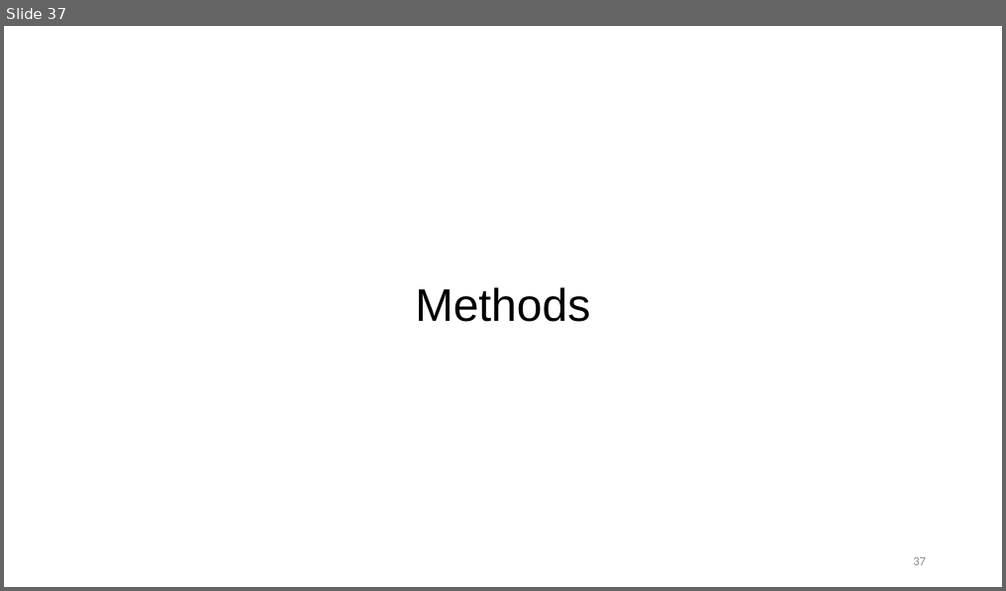
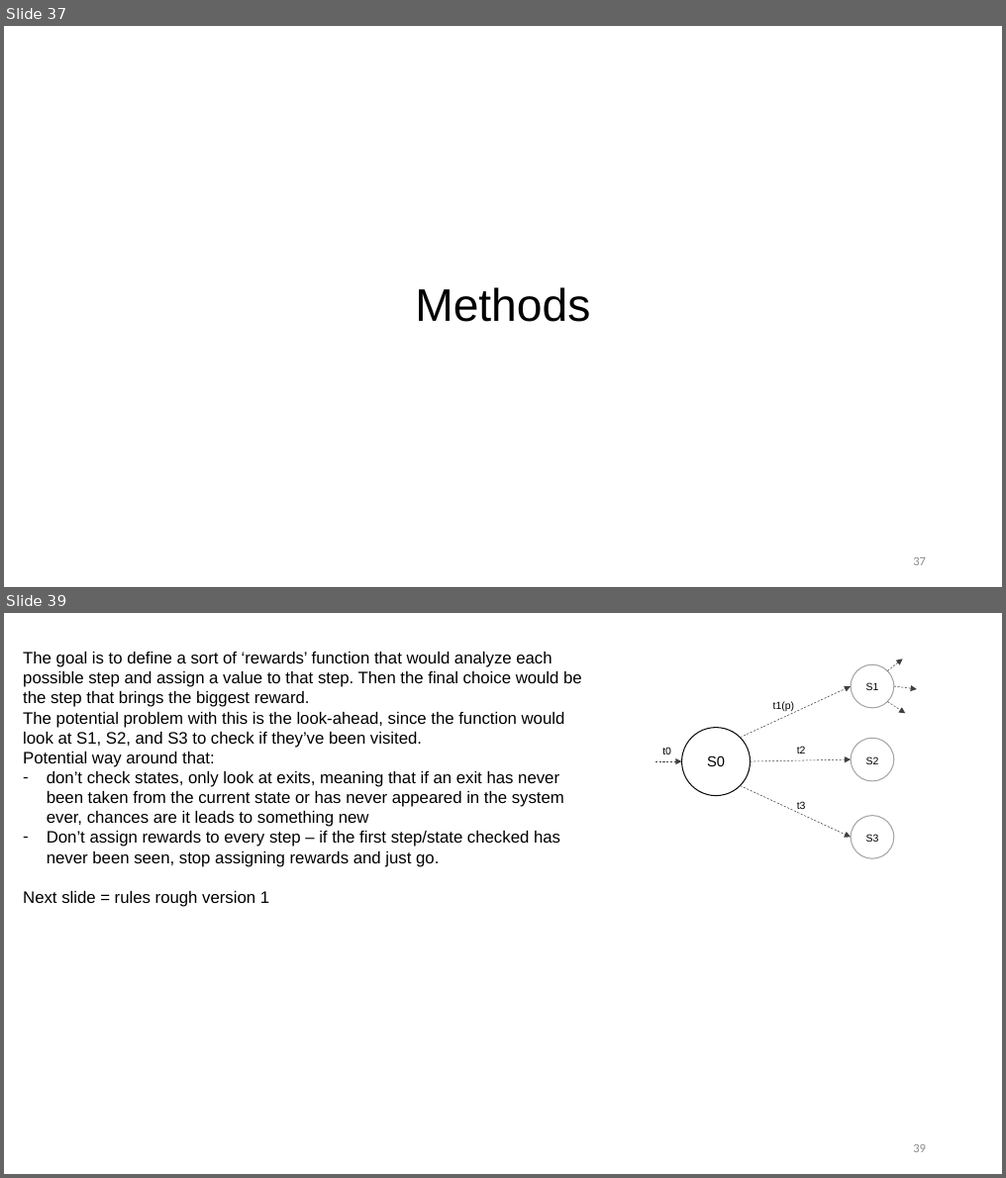
Before and after one commit to cubicle-model-checker/cubicle, a slide deck: mcmc_method.pptx. Shown one above the other, each under a label of ours: slide 37 before the commit, slides 37 and 39 after it; the slides between them are not shown. The pictures are 1006x591 and 1006x1178 pixels, drawn with LibreOffice and Linux fonts; fonts in the diff are those of the drawing. Boxes give left, top, right and bottom in pixels: in the first picture for what was removed or moved away, otherwise in the second. Text is boxed around its words. In the diff, an @@ line names an element or a change of style, - is before the commit and + after.

```diff
--- a/mcmc_method.pptx
+++ b/mcmc_method.pptx
@@ slide 39 added at (4, 613, 1002, 1174), background #FFFFFF @@
@@ text added at (23, 652, 582, 907), 16 pt, text #000000 @@
+The goal is to define a sort of ‘rewards’ function that would analyze each possible step and assign a value to that step. Then the final choice would be the step that brings the biggest reward.
+The potential problem with this is the look-ahead, since the function would look at S1, S2, and S3 to check if they’ve been visited.
+Potential way around that:
+– don’t check states, only look at exits, meaning that if an exit has never been taken from the current state or has never appeared in the system ever, chances are it leads to something new
+– Don’t assign rewards to every step – if the first step/state checked has never been seen, stop assigning rewards and just go.
+Next slide = rules rough version 1
@@ group added at (655, 659, 917, 860): 8 texts, 7 arrows, 4 ellipses @@
+S0
+S1
+S2
+S3
+t1(p)
+t2
+t3
+t0
@@ page number added at (913, 1145, 926, 1153), 12 pt, text #8C8C8C @@
+39
```
Also in this commit, not shown: 2 slides changed.
